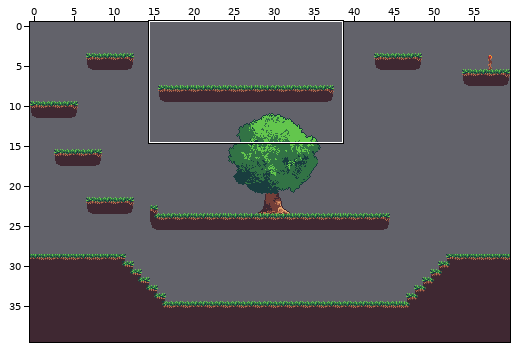
Tiled map (JSON), stored at map/2-3.json. Above, an overview of the earlier version with the close-up marked.
Close-up. Old version:
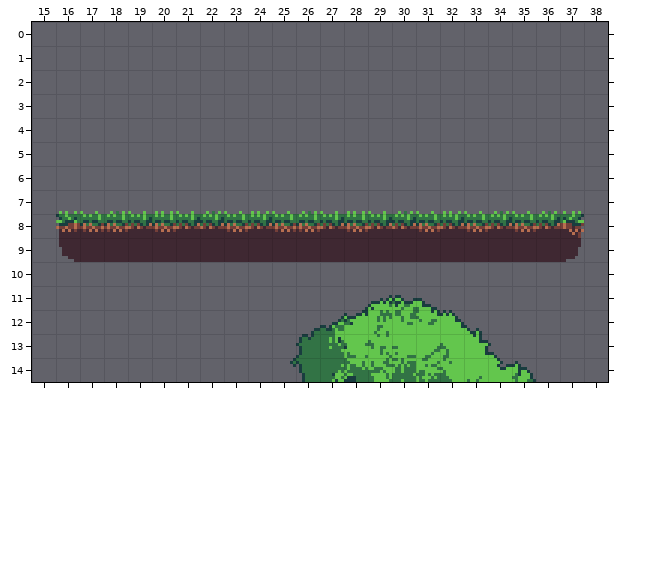
Cells are 8x8 px. Shown: x 15..38, y 0..14. The commit also changed other parts of the map, which this record leaves out.
Once edited:
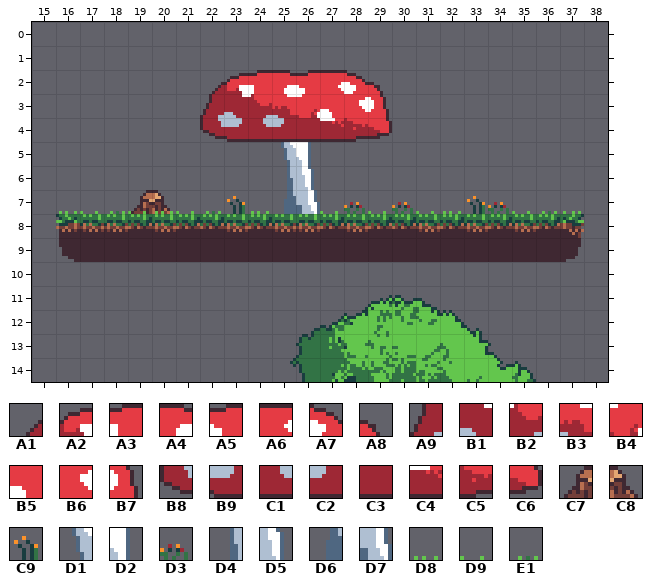
Key: from "joined_together_in_a_tilemap-S": A1 0, A2 1, A3 2, A4 3, A5 4, A6 5, A7 6, A8 7, A9 28, B1 29, B2 30, B3 31, B4 32, B5 33, B6 34, B7 35, B8 56, B9 57, C1 58, C2 59, C3 60, C4 61, C5 62, C6 63, C7 84, C8 85, C9 86, D1 87, D2 88, D3 90, D4 115, D5 116, D6 143, D7 144, D8 170, D9 171, E1 172.
__ is an empty cell.
From old to new:
Layer "Extras":
The author put tile C7 in row 7 at x 19.
The author put tile C8 in row 7 at x 20.
Layer "Map":
The author put tile A1 in row 2 at x 22.
The author put tile A2 in row 2 at x 23.
The author put tile A3 in row 2 at x 24.
The author put tile A4 in row 2 at x 25.
The author put tile A5 in row 2 at x 26.
The author put tile A6 in row 2 at x 27.
The author put tile A7 in row 2 at x 28.
The author put tile A8 in row 2 at x 29.
The author put tile A9 in row 3 at x 22.
The author put tile B1 in row 3 at x 23.
The author put tile B2 in row 3 at x 24.
The author put tile B3 in row 3 at x 25.
The author put tile B4 in row 3 at x 26.
The author put tile B5 in row 3 at x 27.
The author put tile B6 in row 3 at x 28.
The author put tile B7 in row 3 at x 29.
The author put tile B8 in row 4 at x 22.
The author put tile B9 in row 4 at x 23.
The author put tile C1 in row 4 at x 24.
The author put tile C2 in row 4 at x 25.
The author put tile C3 in row 4 at x 26.
The author put tile C4 in row 4 at x 27.
The author put tile C5 in row 4 at x 28.
The author put tile C6 in row 4 at x 29.
Tile D9 becomes tile C9 in row 7 at x 23 and 33.
The author put tile D1 in row 5 at x 25.
The author put tile D2 in row 5 at x 26.
Tile D8 becomes tile D3 in row 7 at x 28.
Tile E1 becomes tile D3 in row 7 at x 30 and 34.
The author put tile D4 in row 6 at x 25.
The author put tile D5 in row 6 at x 26.
Tile D9 becomes tile D6 in row 7 at x 25.
Tile E1 becomes tile D7 in row 7 at x 26.
Pixel boxes of the changes (left, top, right, bottom) in both close-ups:
changed: (200, 70, 392, 214)
added: (131, 190, 170, 214)
changed: (392, 202, 413, 214)
changed: (464, 196, 509, 214)
